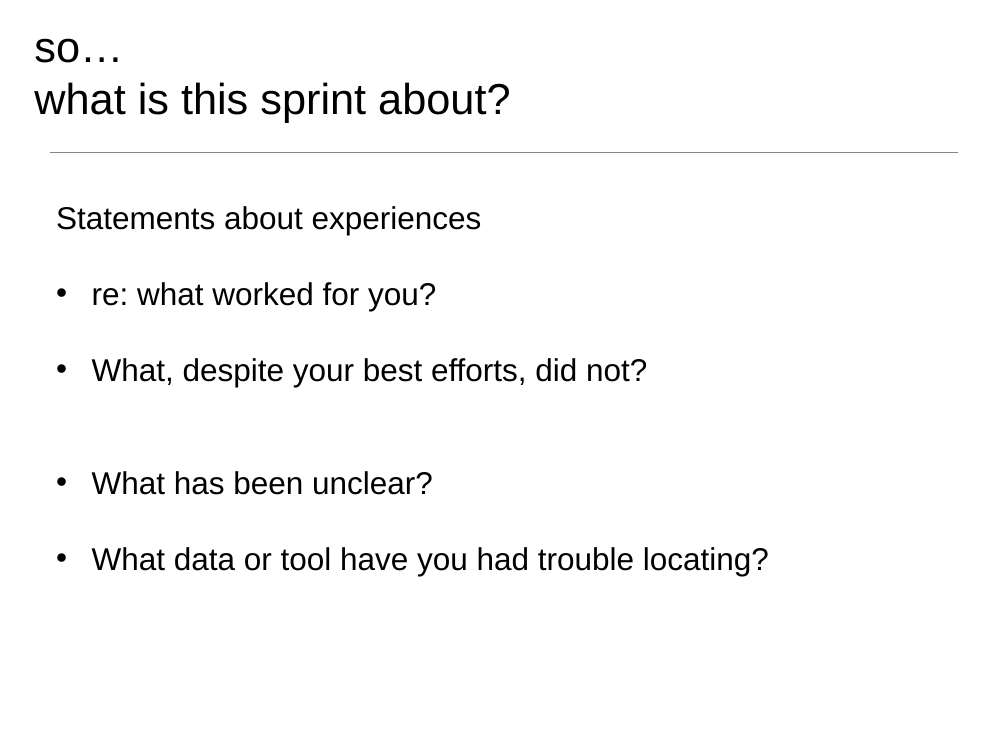
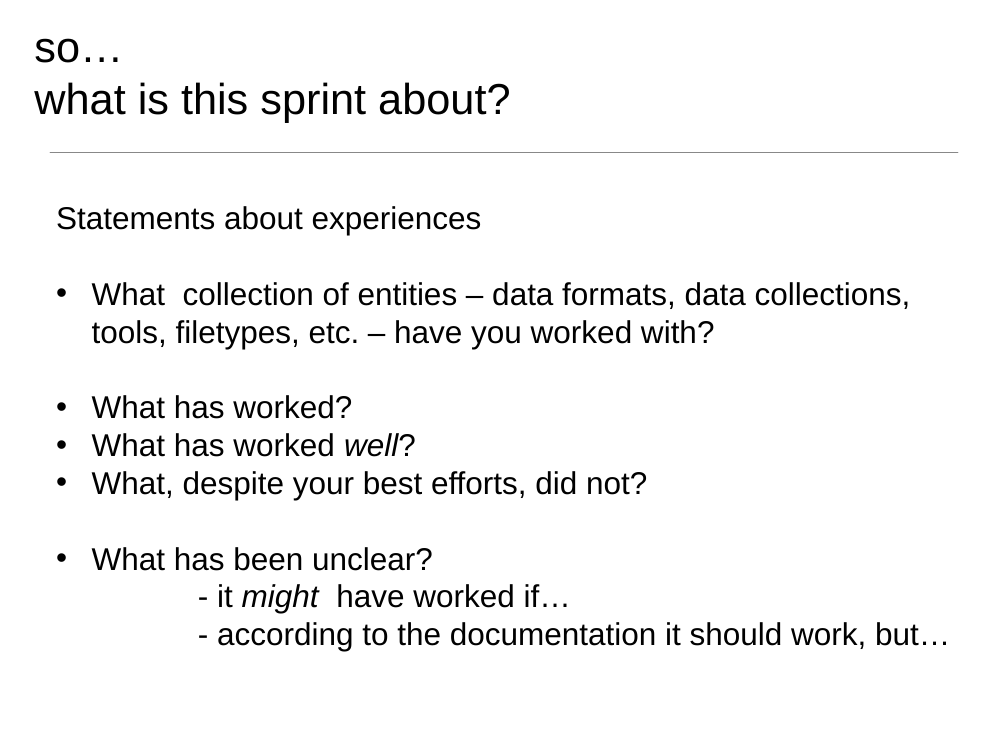
Before and after one commit to ESIPFed/toolmatch-ontology, a slide deck: slide 10 of 2016ESIPSprint/ToolMatch_Sprint_ESIPSummer2016_v2.pptx (slide 9 before the commit). Drawn at 1008x756 pixels with LibreOffice and Linux fonts; fonts in the diff are those of the drawing; background and template pictures are left out. Boxes give left, top, right and bottom in pixels: in the first picture for what was removed or moved away, otherwise in the second. Text is boxed around its words. In the diff, an @@ line names an element or a change of style, - is before the commit and + after.

```diff
--- a/2016ESIPSprint/ToolMatch_Sprint_ESIPSummer2016_v2.pptx
+++ b/2016ESIPSprint/ToolMatch_Sprint_ESIPSummer2016_v2.pptx
@@ text at [92,282,911,457]: text changed @@
-• re: what worked for you?
+• What collection of entities – data formats, data collections, tools, filetypes, etc. – have you worked with?
+• What has worked?
+• What has worked well?
@@ text at [217,584,950,651]: text changed @@
-• What data or tool have you had trouble locating?
+                - it might have worked if…
+                - according to the documentation it should work, but…
```
Also in this commit, not shown: 6 other slides changed, 4 slides removed.
